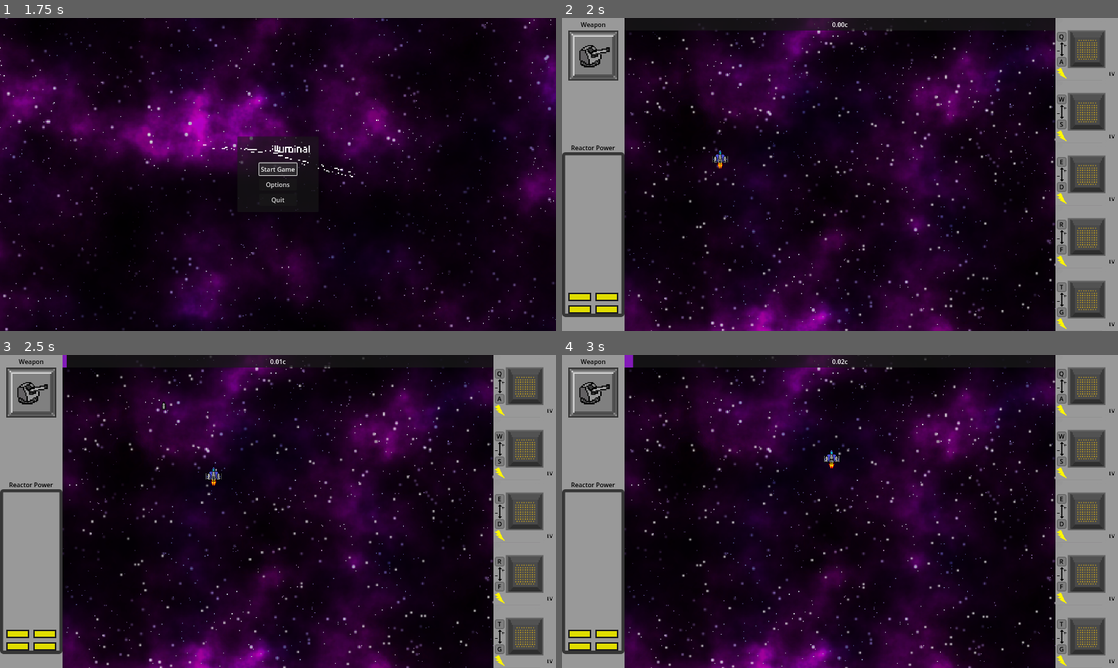
Above: before the commit, frames 1-4 (two rows, left to right).
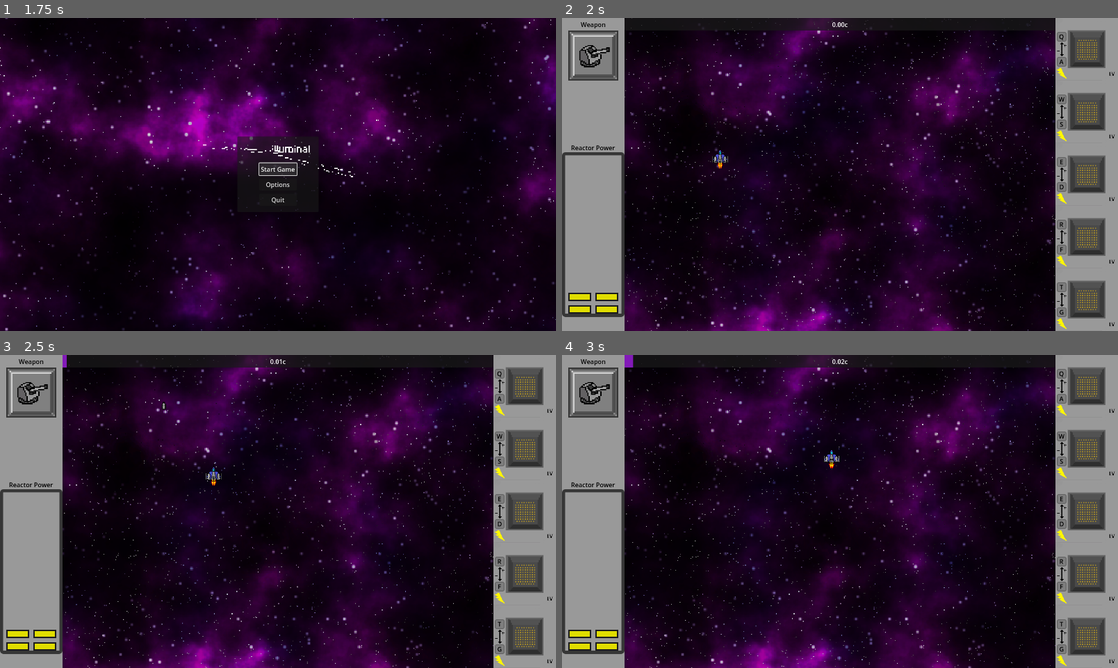
Above: after the commit, the same moments.

Repository: DigitsCodeCompendium/game.MJ198
Game: Godot game, scene res://scenes/title_screen/title_screen.tscn
The game is run twice, just before and just after one commit, with the same random seed, the same clock (stepped at 60 frames per second) and the same inputs. The engine's default icon, where the game draws it, is replaced by a stand-in: a white triangle on a blue panel in a dark square.
Inputs (mouse positions are in pixels of both pictures, inside the frame that each line leads up to):
- Up to frame 1 (1.75 s): click "Start Game" at 0.5 s; click "Start Game" at 1.25 s
- Up to frame 2 (2 s): no input
- Up to frame 3 (2.5 s): click (500, 373) at 2.02 s
- Up to frame 4 (3 s): click (1062, 398) at 2.77 s

Frame 1 is identical in both runs. In frame 2, 1.1% of the frame differs, in the area x 11-89%, y 0-100%; in frame 3, 1.2%; in frame 4, 1.1%.
Error in both runs: Cannot call method 'change_scene_to_packed' on a null value. (res://scenes/title_screen/title_screen.gd:16)

Commit message:
Better starts

Diff:
--- a/scenes/background/background.tscn
+++ b/scenes/background/background.tscn
@@ -2,7 +2,7 @@
 
 [ext_resource type="Script" uid="uid://l6nhix37ie83" path="res://scenes/background/background.gd" id="1_y0upk"]
 [ext_resource type="Texture2D" uid="uid://b246vg0bnqb6g" path="res://assets/Background_GJ.png" id="2_jougr"]
-[ext_resource type="Texture2D" uid="uid://wxp0sm63q7go" path="res://assets/Big_Stars.png" id="3_rsf5d"]
+[ext_resource type="Texture2D" uid="uid://ccj1p8kx3ko8l" path="res://assets/stars.png" id="3_rsf5d"]
 
 [node name="Background" type="Node2D" node_paths=PackedStringArray("scrolling_backgrounds")]
 script = ExtResource("1_y0upk")
Binary file added: assets/Sprite-0007.png
Not shown, added: assets/Sprite-0007.png.import
Binary file added: assets/stars.png
Not shown, added: assets/stars.png.import
